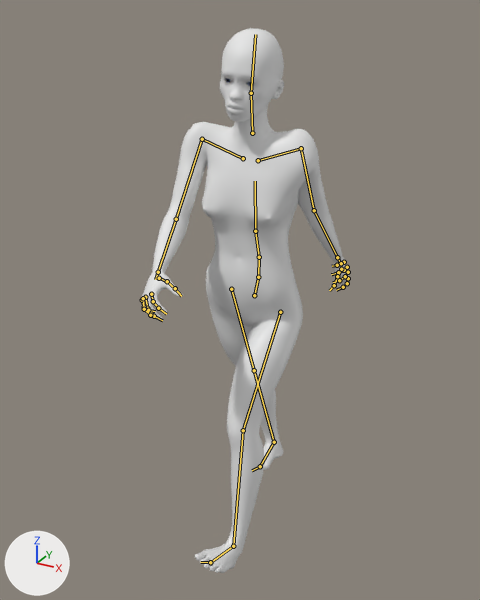
One commit to the Blender file blender/realism/korto_anims.blend: the scene before it, then after it.
One viewpoint serves both versions: a camera (50 mm lens) standing at (0.844, -1.689, 1.722) and looking at (-0.058, -0.049, 0.902). Arrows for +X, +Y and +Z are at lower left; the lights stay in place. The picture after the commit comes second. Both versions are drawn at frame 14 of the action 'Walk'; the numbers are the values there. The bones that change, and the others that lie on the model, are drawn over the model as lines.

Names of what the first picture shows: 'Korto', 'KortoEyes'.
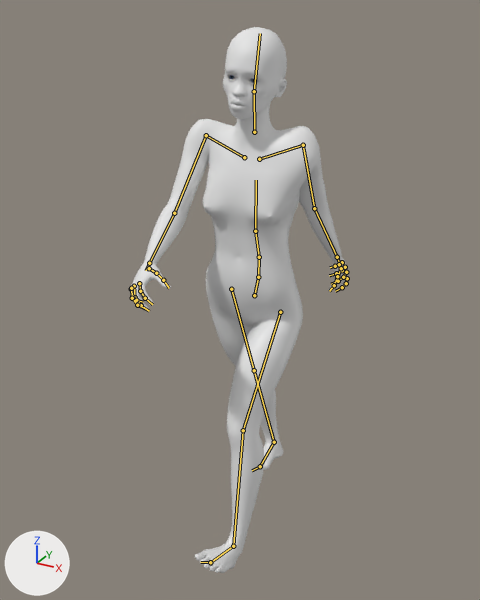
The change in detail:
Bone 'spine_03' (bone_spine_03) turns from (11, 4, -6) to (10, 4, -6) degrees about its own x, y and z.
Bone 'clavicle_l' (bone_clavicle_l) turns from (4, -7, 28) to (-1, -5, 30) degrees about its own x, y and z.
Bone 'clavicle_r' (bone_clavicle_r) turns from (1, 6, -26) to (-3, 4, -28) degrees about its own x, y and z.

Pixel boxes (x1, y1, x2, y2) of what changed, in the pictures (480 x 600 px):
'Korto', posed: before (141, 29, 349, 573); after (130, 27, 348, 573)
bone 'spine_03', root to tip: before (255, 231) to (255, 181); after (255, 231) to (256, 180)
bone 'clavicle_l', root to tip: before (258, 160) to (301, 148); after (259, 159) to (303, 145)
bone 'clavicle_r', root to tip: before (243, 158) to (202, 139); after (244, 157) to (206, 135)
